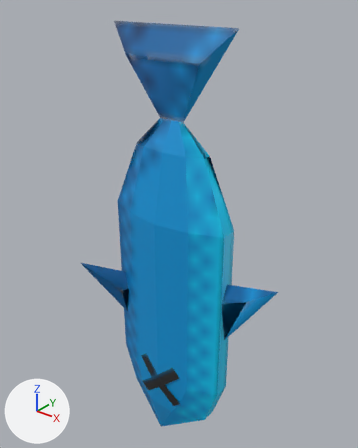
One commit to the FBX model Assets/Models/fish.fbx: the scene before it, then after it.
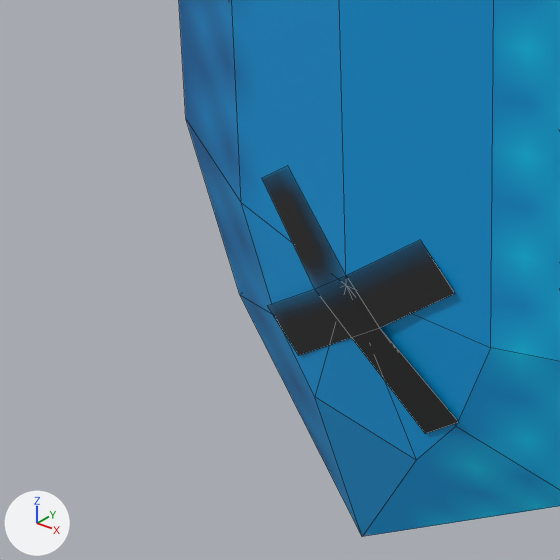
Old and new are each drawn whole from a 50 mm lens placed at (133.0, -159.4, 138.5), pointed at (0.5, 6.2, 35.8) and again close up on the part from 25% to 56% of the width and 71% to 96% of the height. Every picture has the same lights, and +X, +Y and +Z are marked at lower left. The close-ups show mesh edges as thin lines. Vertices at the same position are counted once.

The scene before the commit, as lines of its bpy script (objects in view):
```python
me_sphere = bpy.data.meshes.new('sphere')
me_sphere.from_pydata(...)  # 100 vertices, 90 faces; spans x -42.0..58.0, y -21.0..21.0, z -92.0..124.0
me_sphere.materials.append(mat_texture)  # picture img_texture
ob_sphere = bpy.data.objects.new('sphere', me_sphere)
ob_sphere.location = (0.0, 0.0, 0.0)
```
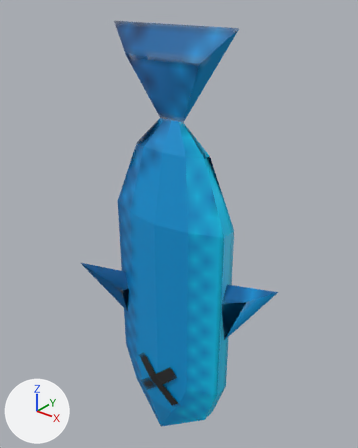
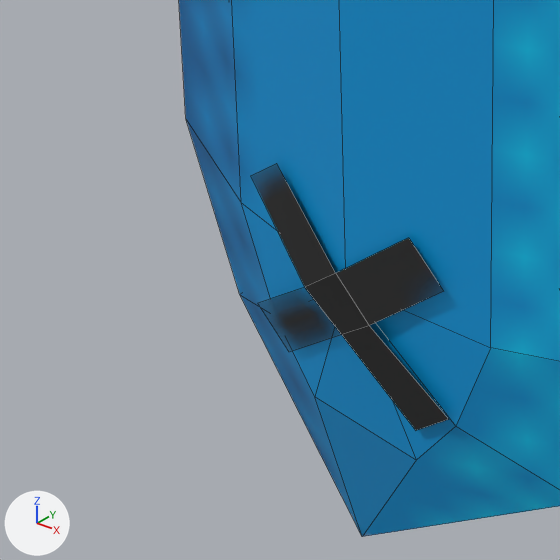
The newer file is also turned or shifted as a whole; pictures and numbers use the older file's frame.

Edits to the bpy script that builds the scene:
```text
Change me_sphere:
    where me_sphere.from_pydata(...)  # 100 vertices, 90 faces; spans x -42.0..58.0, y -21.0..21.0, z -92.0..124.0
    used by ob_sphere; location = (0.0, 0.0, 0.0)
    me_sphere part 1: the loose piece of 12 vertices spanning x -12.0..15.0, y -12.0..-11.0, z -61.0..-34.0 is moved by (-1.0, -1.0, 0.0)
```

Boxes (x1, y1, x2, y2) around the edits, measured in the close-ups (560 x 560 px; the box of a moved part takes in the faces that stretch with it):
part 1 of me_sphere, moved or reshaped: before (262, 172, 458, 434); after (251, 163, 449, 430)
